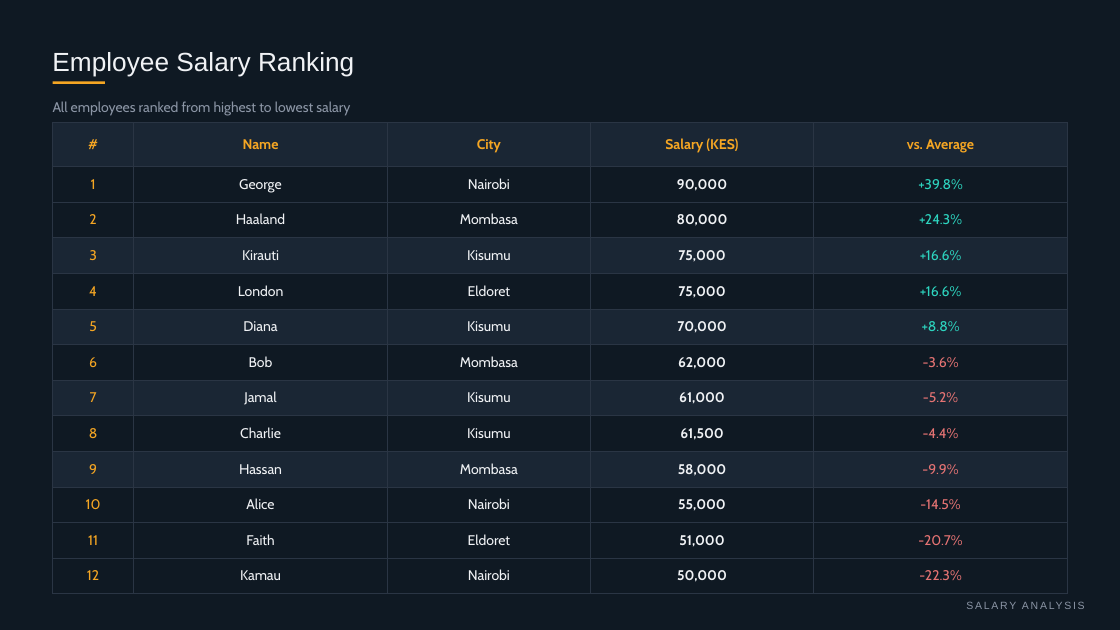
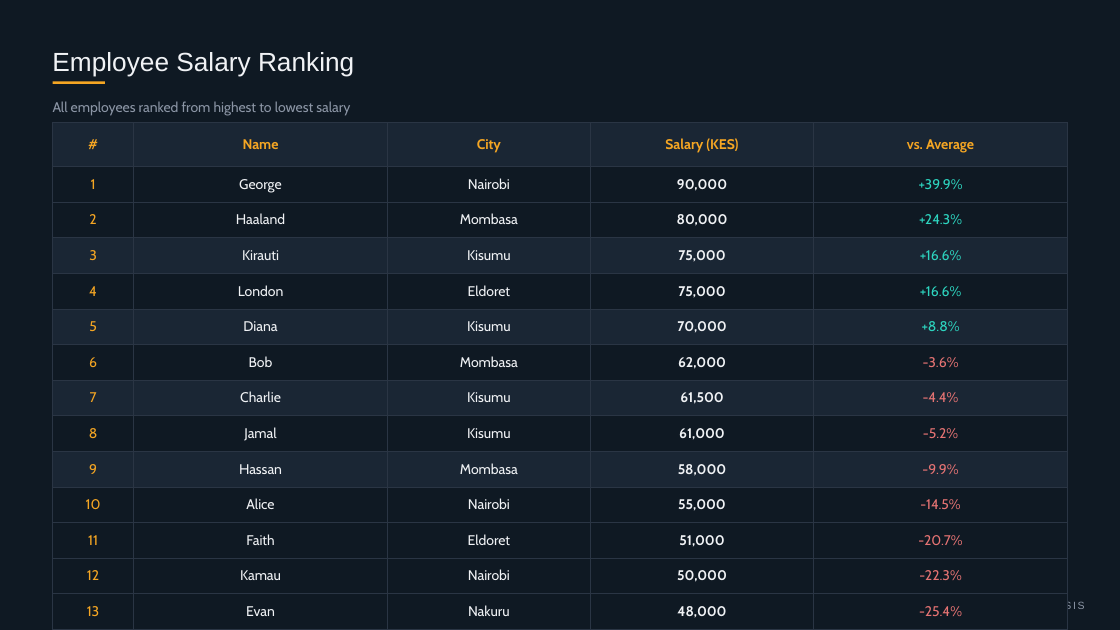
Before and after one commit to Riq-wq/employee-salary-headcount-dashboard, a slide deck: slide 12 of reports/Employee Salary & Headcount Dashboard.pptx. Drawn at 1120x630 pixels with LibreOffice and Linux fonts; fonts in the diff are those of the drawing. Boxes give left, top, right and bottom in pixels: in the first picture for what was removed or moved away, otherwise in the second. Text is boxed around its words. In the diff, an @@ line names an element or a change of style, - is before the commit and + after.

```diff
--- a/reports/Employee Salary & Headcount Dashboard.pptx
+++ b/reports/Employee Salary & Headcount Dashboard.pptx
@@ table at <box>52,123,1067,629</box> @@
-row 2, column 5: +39.8%
+row 2, column 5: +39.9%
-row 8: 7 | Jamal | Kisumu | 61,000 | -5.2%
+row 8: 7 | Charlie | Kisumu | 61,500 | -4.4%
-row 9: 8 | Charlie | Kisumu | 61,500 | -4.4%
+row 9: 8 | Jamal | Kisumu | 61,000 | -5.2%
+row 14: 13 | Evan | Nakuru | 48,000 | -25.4%
```
Also in this commit, not shown: 4 other slides changed, 2 other files.
